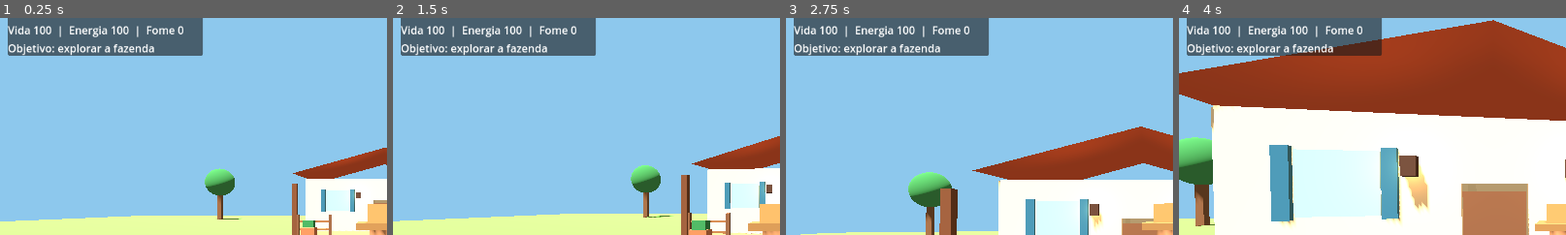
Above: before the commit, frames 1-4 (left to right).
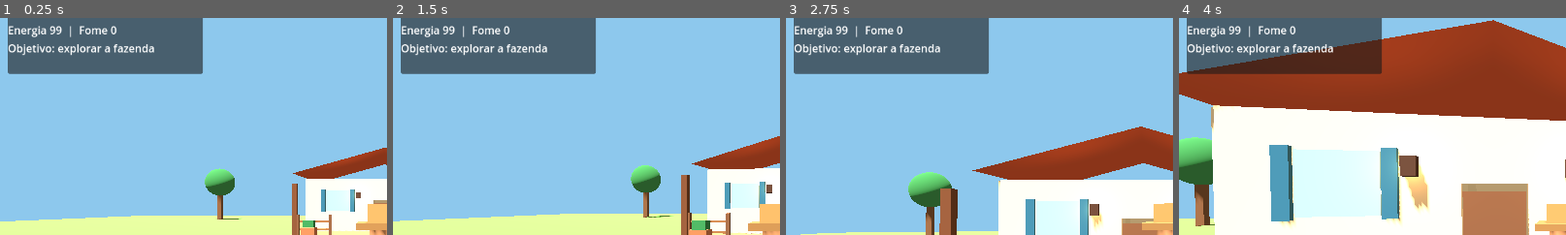
Above: after the commit, the same moments.

Repository: juniordev830/pixel-farm-seasons
Game: Godot game, scene res://main.tscn
Two runs of this game, one before a commit and one after it. Both use one fixed random seed, a clock stepped at 60 frames per second and the inputs below.
Inputs (mouse positions are % of the whole screen's width and height, from its top left):
- Up to frame 1 (0.25 s): no input
- Up to frame 2 (1.5 s): tap Enter (ui_accept) at 0.5, 0.77 s; move the mouse to (55, 50) at 0.52 s; hold Shift 0.53-1.28 s; hold Up (ui_up) from 0.53 s (still down); move the mouse to (45, 50) at 1.27 s; tap E at 1.35 s
- Up to frame 3 (2.75 s): keep holding Up (ui_up); tap Enter (ui_accept) at 1.52 s; move the mouse to (52, 48) at 2.02 s; hold Space from 2.03 s (still down)
- Up to frame 4 (4 s): keep holding Up (ui_up); move the mouse to (49, 52) at 2.77 s; release Space at 2.78 s; tap Shift at 2.85 s; tap Enter (ui_accept) at 3.02, 3.77 s; move the mouse to (57, 51) at 3.52 s; tap E at 3.6 s
The pictures show only the part of the screen within x 0-50%, y 7-57%; the shares and areas given below are measured in that part.

The runs differ from the first frame. In frame 1, 5.2% of the frame differs, in the area x 2-53%, y 3-26%; in frame 2, 5.2%; in frame 3, 5.2%; in frame 4, 5.2%.
Error in both runs: Invalid access to property or key 'environment' on a base object of type 'null instance'. (res://day_night_controller.gd:46)

Commit message:
feat: display live hunger energy and farmer comments on HUD

Diff:
--- a/godot/farm_hud.gd
+++ b/godot/farm_hud.gd
@@ -2,6 +2,7 @@
 ## Prototype HUD for the 3D farm. Values are placeholders except the game clock.
 var clock_label: Label
 var status_label: Label
+var message_label: Label
 
 func _ready() -> void:
     var root := Control.new()
@@ -25,6 +26,9 @@
     var objective := Label.new()
     objective.text = "Objetivo: explorar a fazenda"
     stats.add_child(objective)
+    message_label = Label.new()
+    message_label.text = ""
+    stats.add_child(message_label)
 
     var right := PanelContainer.new()
     right.set_anchors_preset(Control.PRESET_TOP_RIGHT)
@@ -51,3 +55,7 @@
     var controller := get_node_or_null("../DayNightController")
     if controller != null and controller.has_method("get_clock"):
         clock_label.text = "🍂 Outono  |  " + controller.get_clock()
+    var needs := get_node_or_null("../FarmerNeeds")
+    if needs != null:
+        status_label.text = "Energia %d  |  Fome %d" % [int(needs.energy), int(needs.hunger)]
+        message_label.text = needs.message
